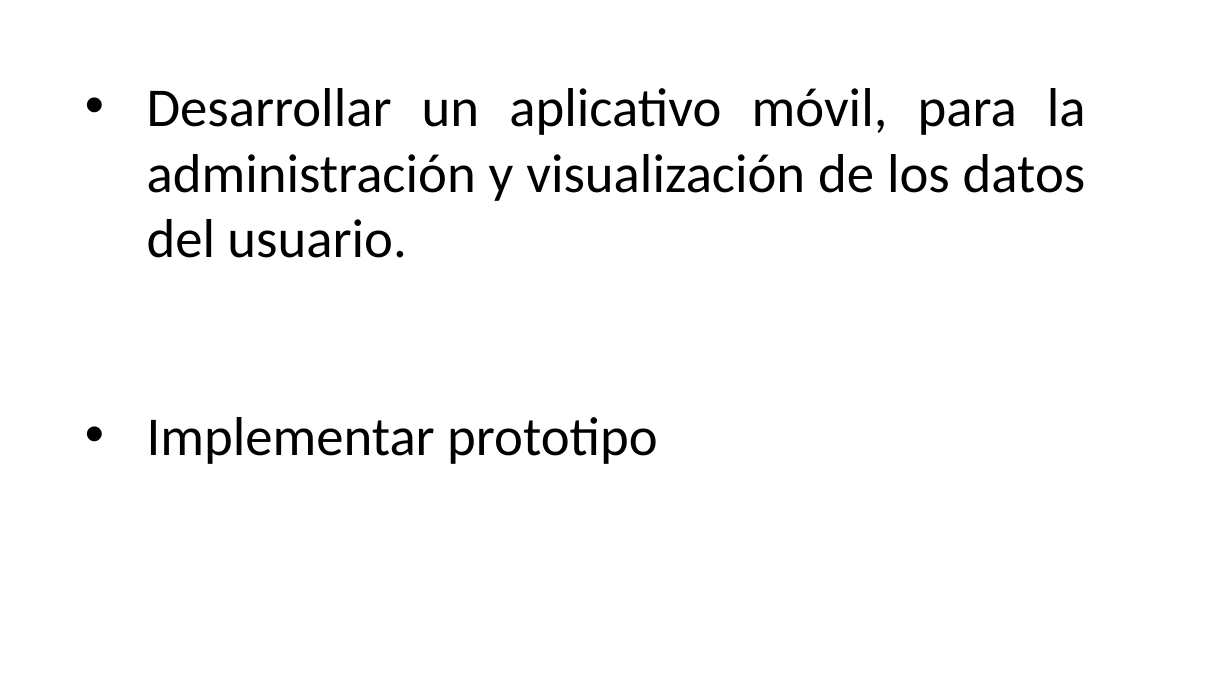
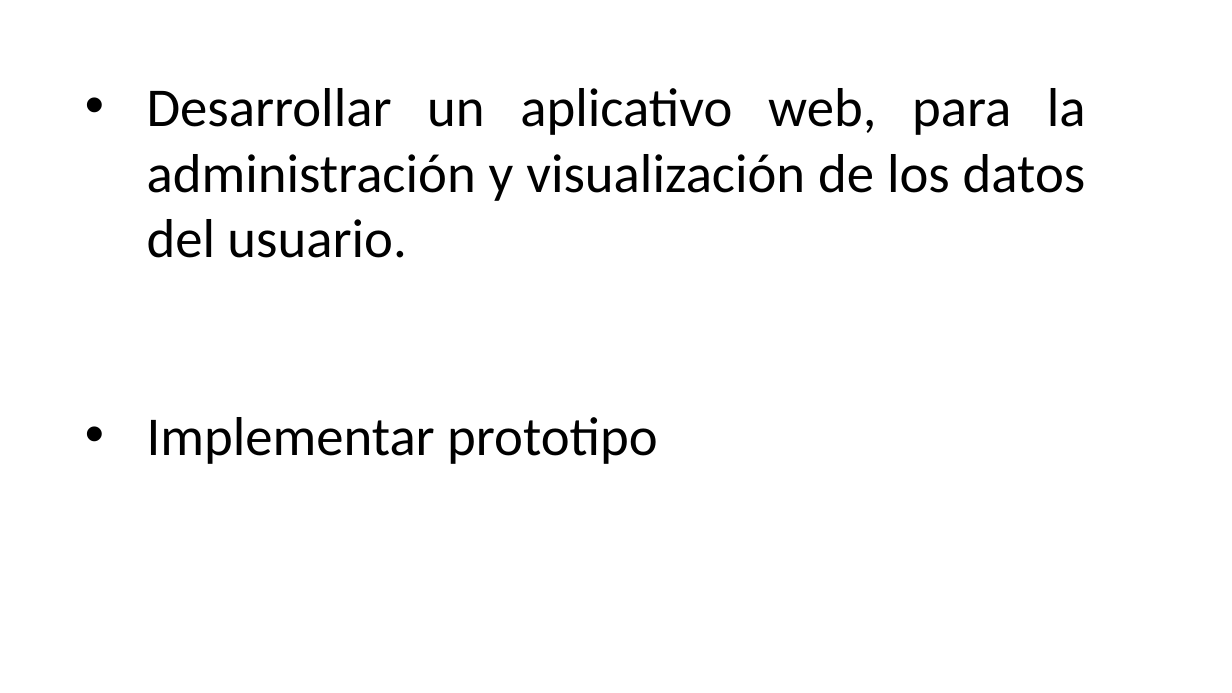
Before and after one commit to Dalvarez491/IdHand, a slide deck: slide 9 of Justificación/IdHand deapositivas.pptx. Drawn at 1232x693 pixels with LibreOffice and Linux fonts; fonts in the diff are those of the drawing; background and template pictures are left out. Boxes give left, top, right and bottom in pixels: in the first picture for what was removed or moved away, otherwise in the second. Text is boxed around its words. In the diff, an @@ line names an element or a change of style, - is before the commit and + after.

```diff
--- a/Justificación/IdHand deapositivas.pptx
+++ b/Justificación/IdHand deapositivas.pptx
@@ text at <box>147,88,1086,258</box>: text changed @@
-• Desarrollar un aplicativo móvil, para la administración y visualización de los datos del usuario.
+• Desarrollar un aplicativo web, para la administración y visualización de los datos del usuario.
```
Also in this commit, not shown: 3 other slides changed, 5 other files.
